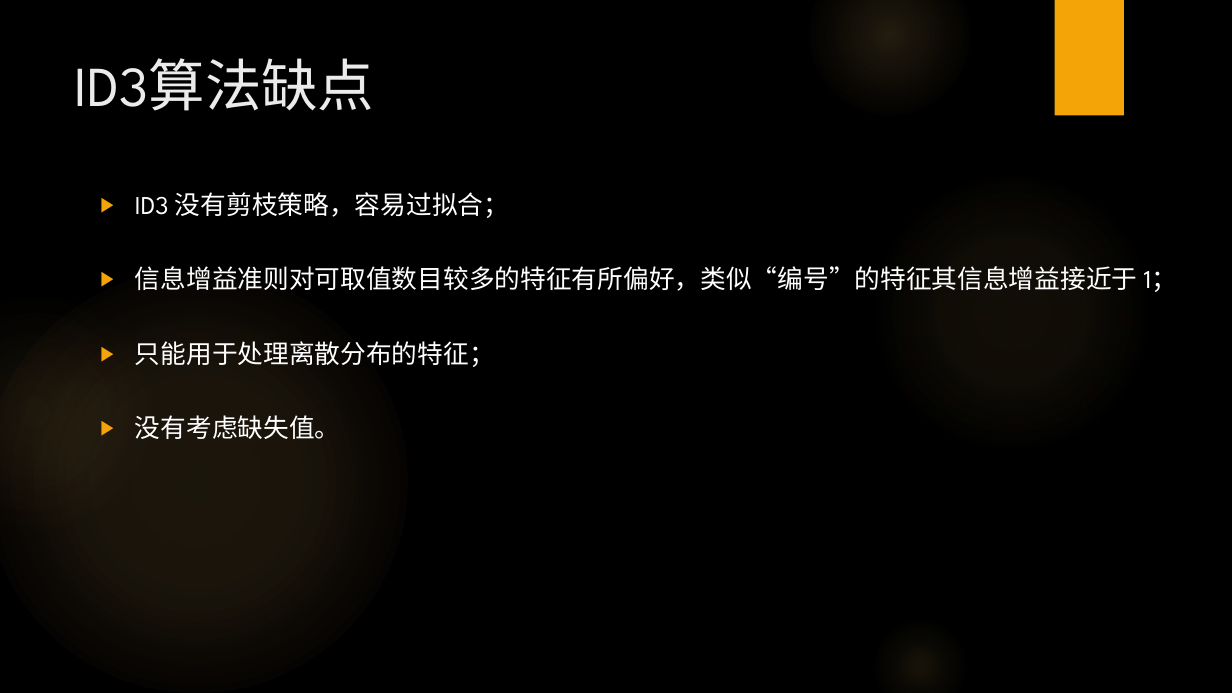
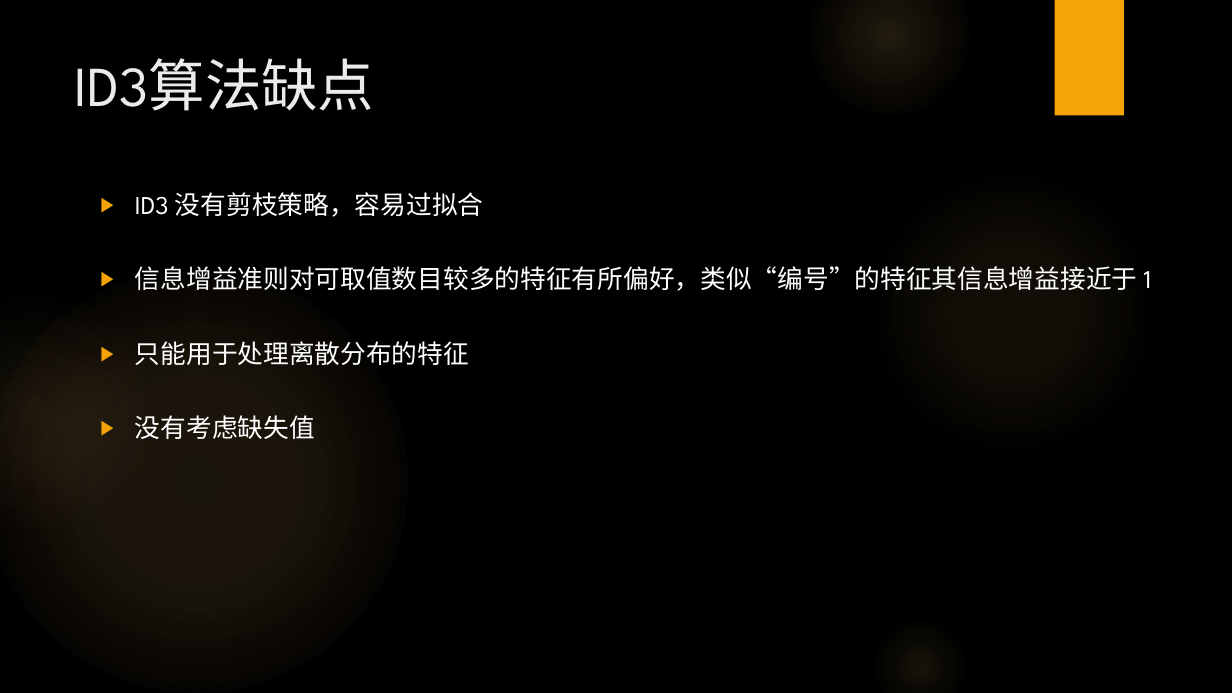
Before and after one commit to RobertWang2/DNN-MI, a slide deck: slide 7 of resources/分享PPT合集/决策树算法发展.pptx. Drawn at 1232x693 pixels with LibreOffice and Linux fonts; fonts in the diff are those of the drawing; background and template pictures are left out. Boxes give left, top, right and bottom in pixels: in the first picture for what was removed or moved away, otherwise in the second. Text is boxed around its words. In the diff, an @@ line names an element or a change of style, - is before the commit and + after.

```diff
--- a/resources/分享PPT合集/决策树算法发展.pptx
+++ b/resources/分享PPT合集/决策树算法发展.pptx
@@ text at bbox=[135, 192, 1152, 439]: text changed @@
-▶ ID3 没有剪枝策略，容易过拟合；
-▶ 信息增益准则对可取值数目较多的特征有所偏好，类似“编号”的特征其信息增益接近于 1；
-▶ 只能用于处理离散分布的特征；
-▶ 没有考虑缺失值。
+▶ ID3 没有剪枝策略，容易过拟合
+▶ 信息增益准则对可取值数目较多的特征有所偏好，类似“编号”的特征其信息增益接近于 1
+▶ 只能用于处理离散分布的特征
+▶ 没有考虑缺失值
```
Also in this commit, not shown: 5 other slides changed, 5 slides added, 1 slide removed.
